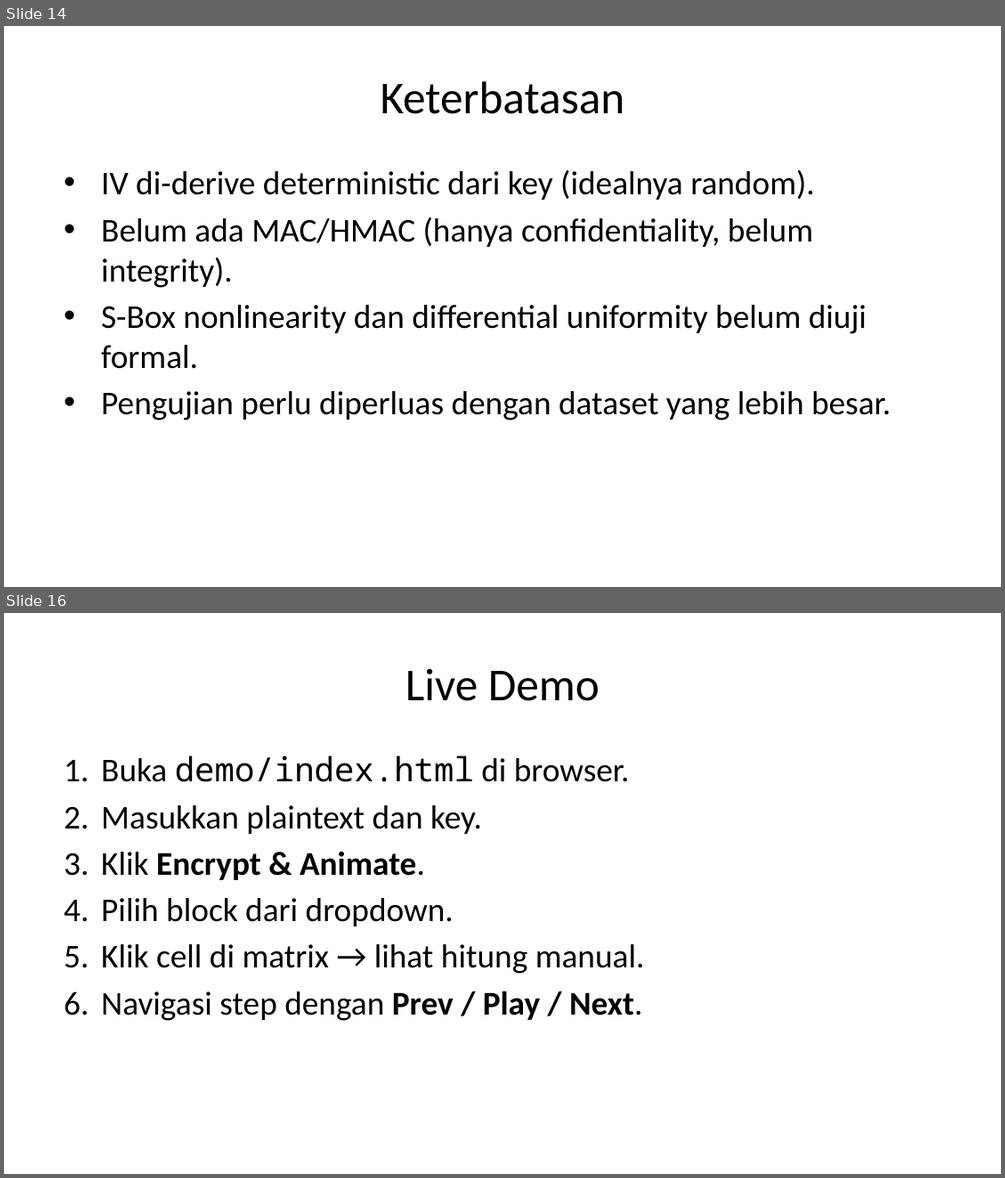
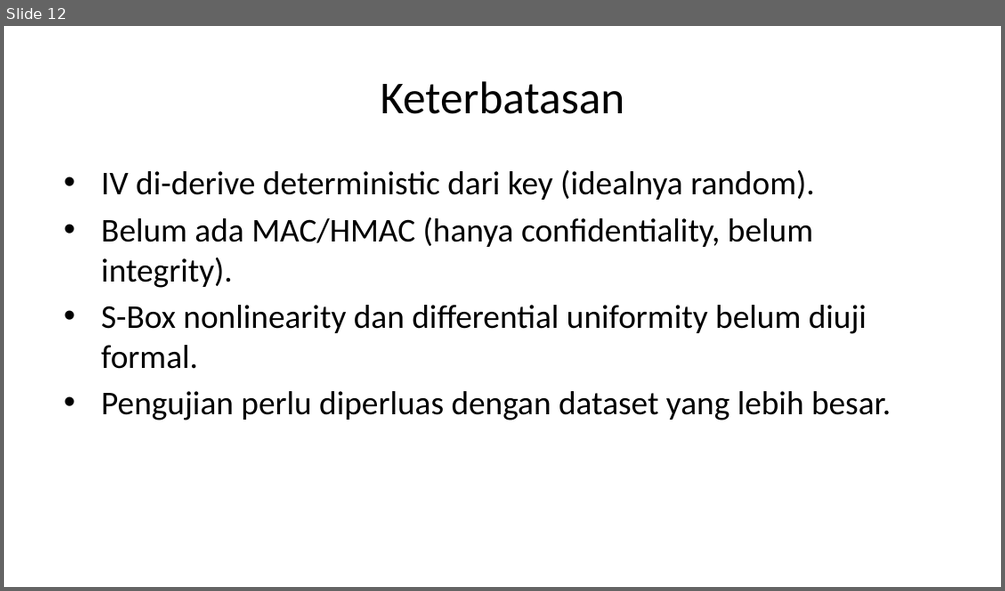
Before and after one commit to riskihajar/knight-chaos-cipher, a slide deck: slides/slides-knight-chaos-cipher.pptx. Shown one above the other, each under a label of ours: slides 14 and 16 before the commit, slide 12 after it; the slides between them are not shown. The pictures are 1005x1178 and 1005x591 pixels, drawn with LibreOffice and Linux fonts; fonts in the diff are those of the drawing. Boxes give left, top, right and bottom in pixels: in the first picture for what was removed or moved away, otherwise in the second. Text is boxed around its words. In the diff, an @@ line names an element or a change of style, - is before the commit and + after.

Commit message:
Refresh report slides and demo walkthrough

```diff
--- a/slides/slides-knight-chaos-cipher.pptx
+++ b/slides/slides-knight-chaos-cipher.pptx
@@ slide 16 removed at <box>4,613,1001,1174</box>, background #FFFFFF @@
@@ title removed at <box>405,668,599,701</box> @@
-Live Demo
@@ text removed at <box>101,755,645,1021</box> @@
-1. Buka demo/index.html di browser.
-2. Masukkan plaintext dan key.
-3. Klik Encrypt & Animate.
-4. Pilih block dari dropdown.
-5. Klik cell di matrix → lihat hitung manual.
-6. Navigasi step dengan Prev / Play / Next.
@@ what was slide 14 is now slide 12 @@
```
Also in this commit, not shown: 1 slide changed, 2 other slides removed, 7 other files.
